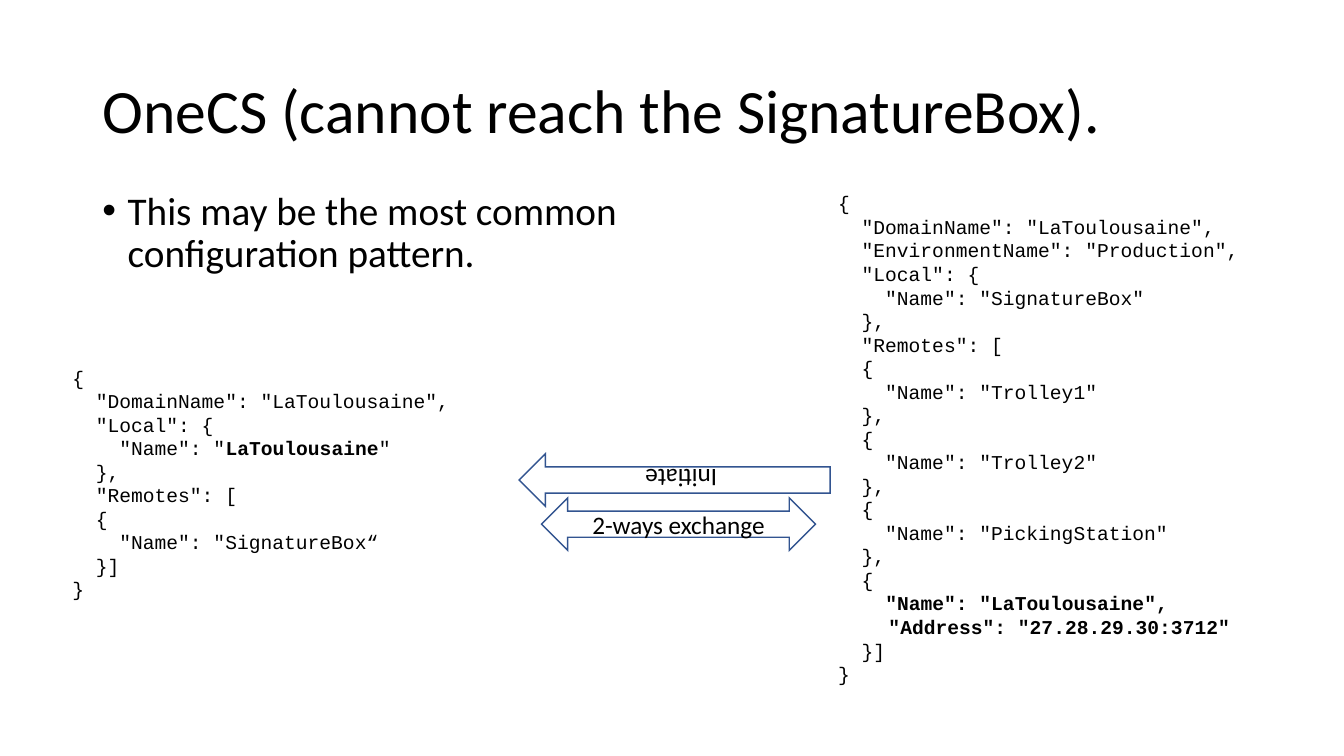
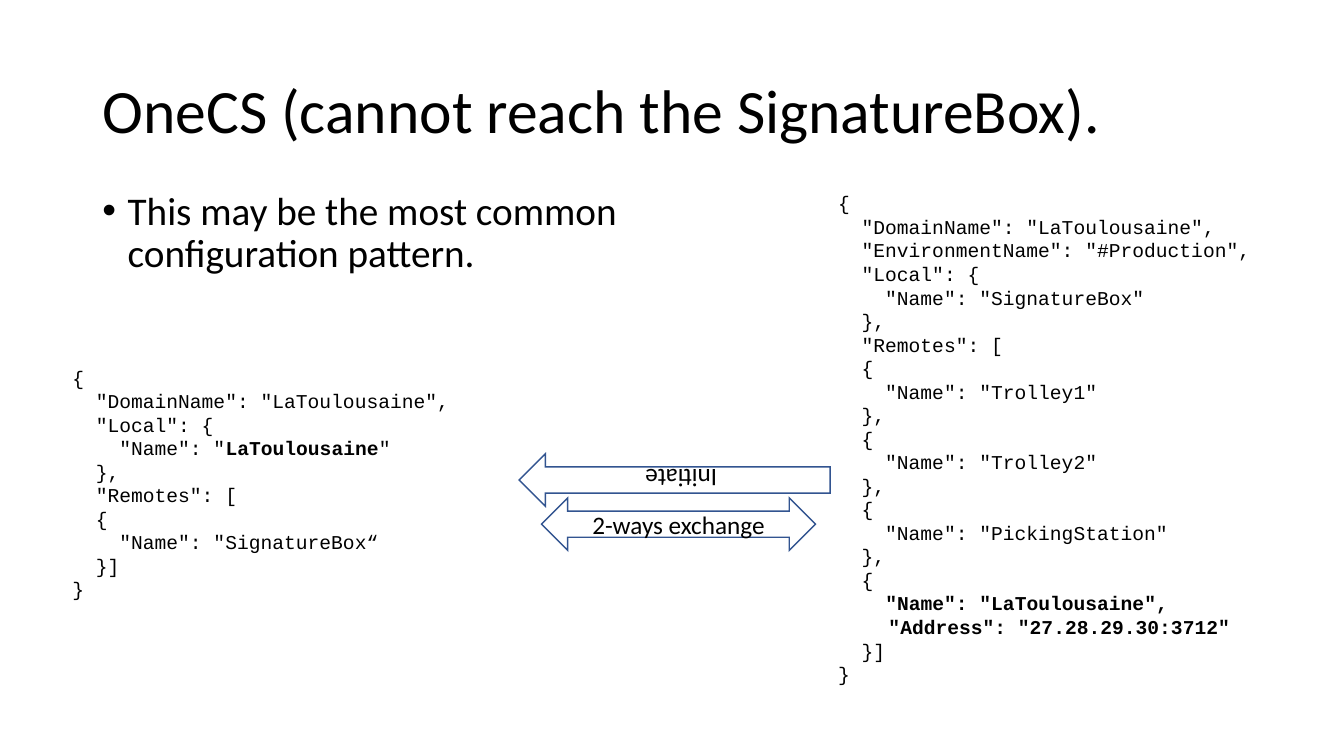
Before and after one commit to signature-opensource/CK-AppIdentity-Transport, a slide deck: slide 10 of Doc/CK-AppIdentity.pptx. Drawn at 1344x756 pixels with LibreOffice and Linux fonts; fonts in the diff are those of the drawing. Boxes give left, top, right and bottom in pixels: in the first picture for what was removed or moved away, otherwise in the second. Text is boxed around its words. In the diff, an @@ line names an element or a change of style, - is before the commit and + after.

```diff
--- a/Doc/CK-AppIdentity.pptx
+++ b/Doc/CK-AppIdentity.pptx
@@ text at (862, 244, 1250, 261): text changed @@
-"EnvironmentName": "Production",
+"EnvironmentName": "#Production",
```
Also in this commit, not shown: 13 other slides changed, 2 slides added, 19 other files.
